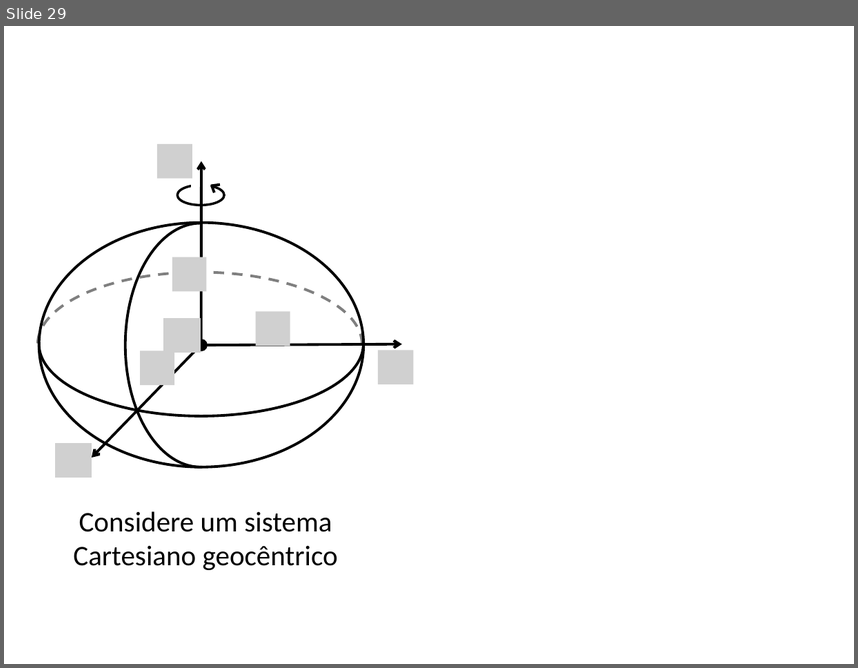
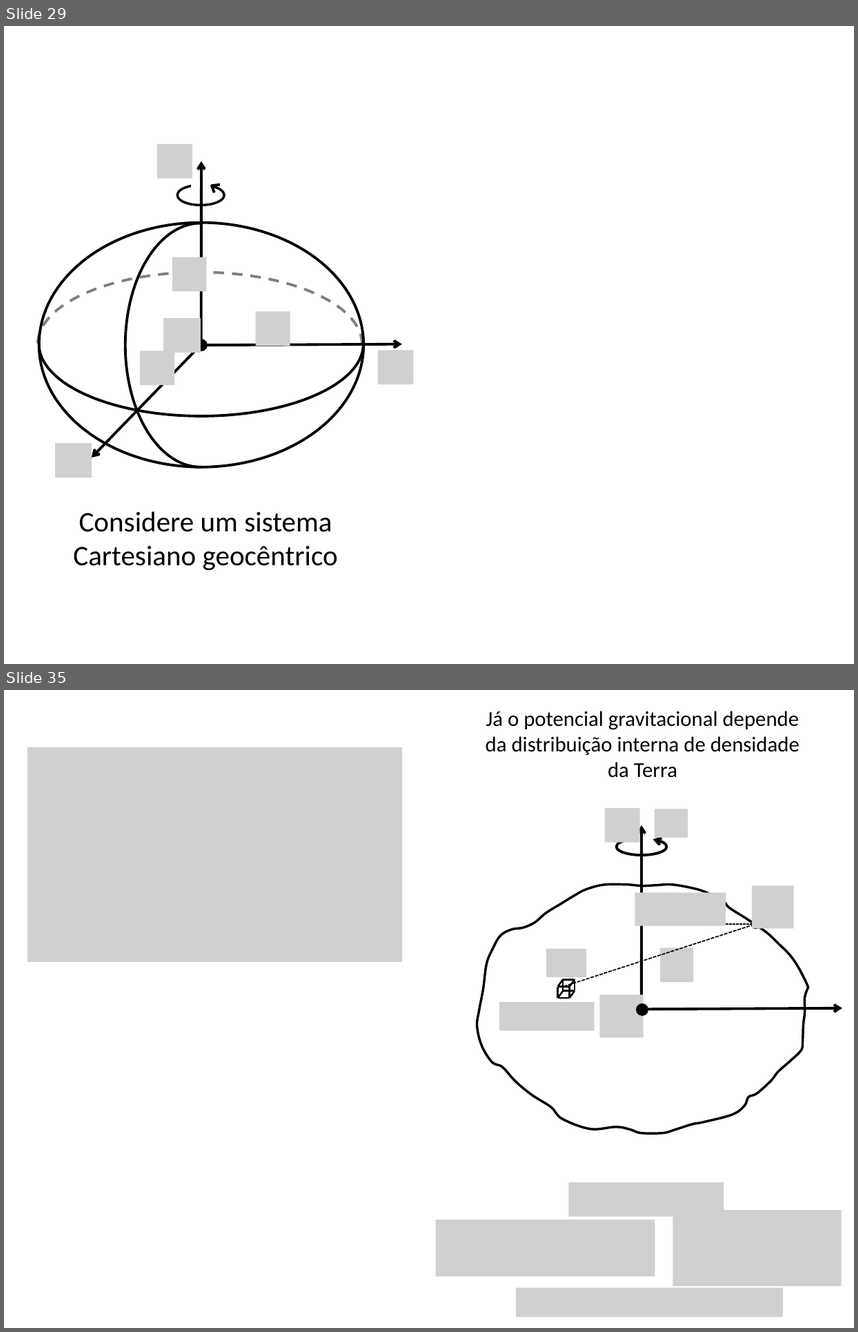
Before and after one commit to pinga-lab/CE-VII-SimBGf-2016, a slide deck: slides/5_disturbio_gravidade.pptx. Shown one above the other, each under a label of ours: slide 29 before the commit, slides 29 and 35 after it; the slides between them are not shown. The pictures are 858x668 and 858x1332 pixels, drawn with LibreOffice and Linux fonts; fonts in the diff are those of the drawing; grey boxes stand for pictures. Boxes give left, top, right and bottom in pixels: in the first picture for what was removed or moved away, otherwise in the second. Text is boxed around its words. In the diff, an @@ line names an element or a change of style, - is before the commit and + after.

```diff
--- a/slides/5_disturbio_gravidade.pptx
+++ b/slides/5_disturbio_gravidade.pptx
@@ slide 35 added at (4,690,854,1328), background #FFFFFF @@
@@ text added at (486,711,800,778), 18 pt, text #000000 @@
+Já o potencial gravitacional depende da distribuição interna de densidade da Terra
@@ picture added at (27,747,403,961) @@
@@ picture added at (605,808,640,842) @@
@@ picture added at (654,809,688,838) @@
@@ arrow added from (642, 1009) to (642, 825), #000000 2.25 pt @@
@@ arc (boxed as its full ellipse) added at (617,838,667,855), outline #000000 2.25 pt @@
@@ freeform shape added at (477,884,808,1132), outline #000000 2 pt @@
@@ picture added at (635,892,726,925) @@
@@ picture added at (752,885,794,928) @@
@@ line added from (564, 986) to (755, 924), #000000 1 pt dashed @@
@@ line added from (756, 924) to (642, 924), #000000 0.75 pt dashed @@
@@ ellipse added at (752,921,759,928), fill #000000, outline #000000 2 pt @@
@@ picture added at (546,949,586,977) @@
@@ picture added at (660,947,693,982) @@
@@ group added at (558,979,575,998): 12 lines @@
@@ picture added at (600,994,643,1037) @@
@@ picture added at (499,1002,595,1031) @@
@@ ellipse added at (637,1005,648,1015), fill #000000, outline #000000 2 pt @@
@@ arrow added from (642, 1009) to (842, 1008), #000000 2.25 pt @@
@@ picture added at (568,1182,723,1216) @@
@@ picture added at (436,1220,655,1276) @@
@@ picture added at (673,1210,842,1286) @@
@@ picture added at (516,1288,783,1317) @@
```
Also in this commit, not shown: 4 slides changed, 24 other slides added, 5 slides removed.
